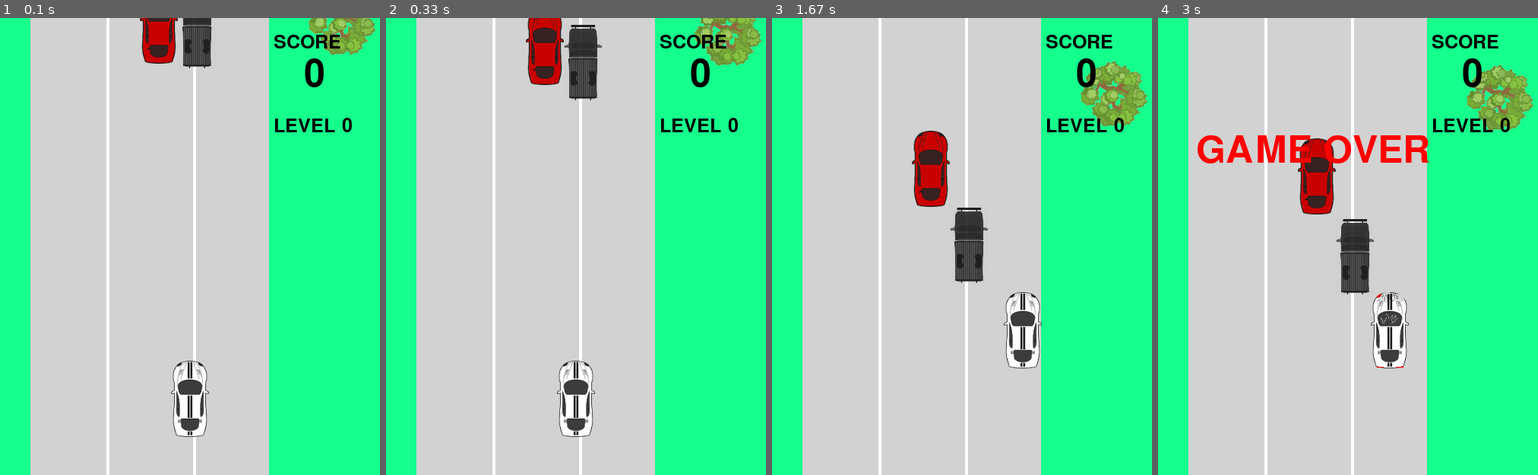
Above: before the commit, frames 1-4 (left to right).
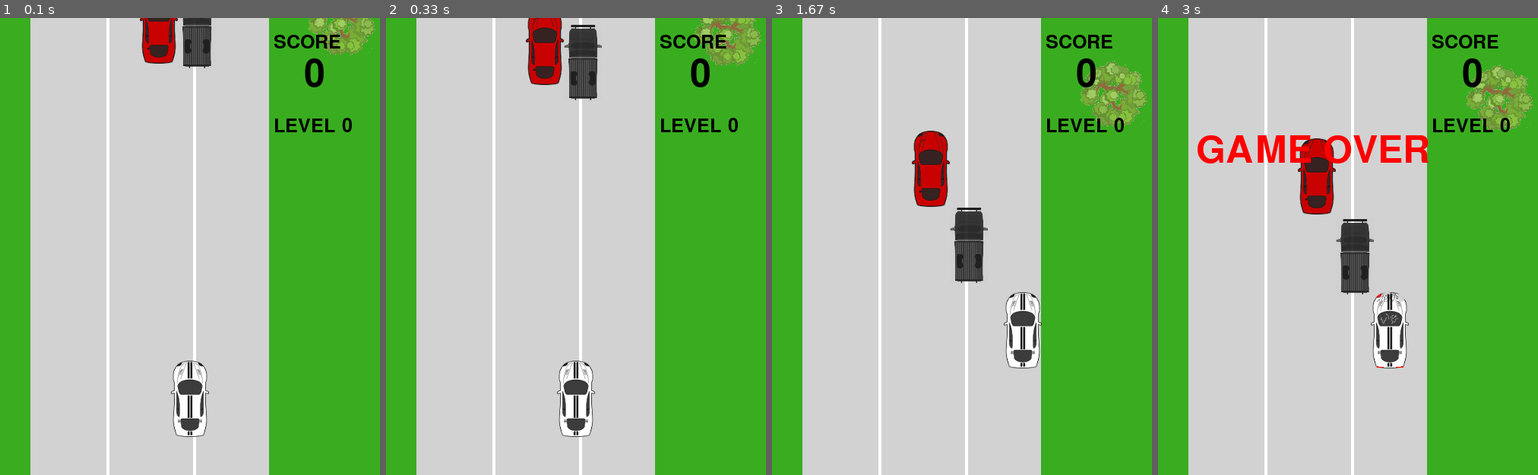
Above: after the commit, the same moments.

Repository: lucasbiel7/pygame
Game: pygame game, started from car_aluno.py
The game is run twice, just before and just after one commit, with the same random seed, the same clock (stepped at 60 frames per second) and the same inputs.
Inputs:
- Up to frame 1 (0.1 s): no input
- Up to frame 2 (0.33 s): no input
- Up to frame 3 (1.67 s): hold Right 0.33-0.8 s; hold Up 0.83-1.13 s; hold Right 1.17-1.63 s
- Up to frame 4 (3 s): hold Left 1.67-2.2 s

The runs differ from the first frame. In frame 1, 36% of the frame differs, in the area x 0-100%, y 0-100%; in frame 2, 35%; in frame 3, 35%; in frame 4, 35%.

Commit message:
git add car_aluno.py

Diff:
--- a/car_aluno.py
+++ b/car_aluno.py
@@ -9,7 +9,7 @@
 BLACK = (0, 0, 0)
 WHITE = (255, 255, 255)
 RED = (255, 0, 0)
-GREEN = (20, 255, 140)
+GREEN = (57, 173, 31)
 GREY = (210, 210, 210)
 
 SPEED = 5  # velocidade de movimento do carrinho do jogador
